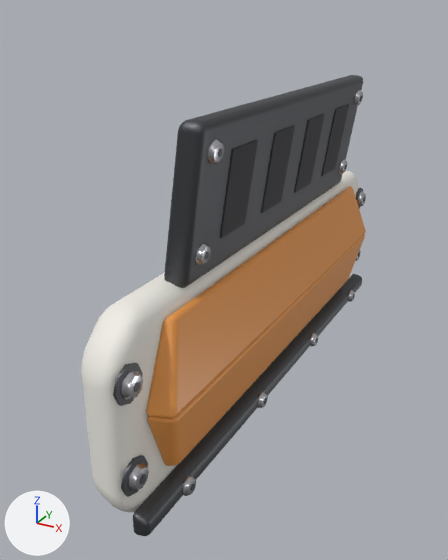
What one commit did to the glTF model Arena/assets/parts/armour/plate_wedge_sides_hdpe.glb.
Camera for both pictures: a 50 mm lens placed at (0.123, -0.287, 0.149), pointed at (-0.021, -0.024, 0.018). The lights are fixed; the arrows at lower left show +X, +Y and +Z. The first picture is the older version. Vertices at exactly the same position are counted once.

In view in the first picture: 'body'.
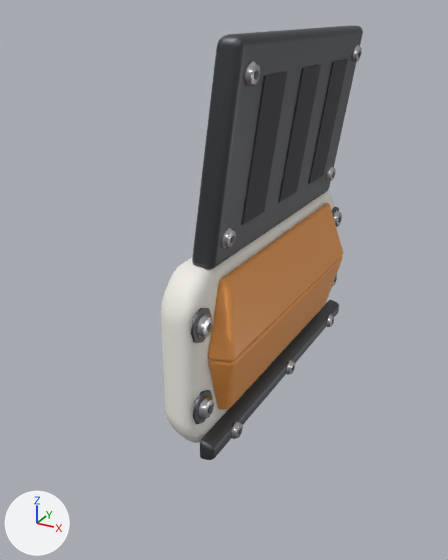
Location of each change, [x1, y1, x2, y2] in pixels of the pictures (448 x 560 px; the box of a moved part takes in the faces that stretch with it):
'body', reshaped (29% narrower)
    before: [81, 75, 366, 536]
    after: [161, 25, 363, 460]
part 1 of me_body, moved or reshaped
    before: [310, 333, 318, 346]
    after: [326, 314, 334, 327]
part 2 of me_body, moved or reshaped
    before: [257, 392, 268, 408]
    after: [286, 360, 295, 375]
part 3 of me_body, moved or reshaped
    before: [182, 475, 196, 496]
    after: [231, 421, 243, 439]
part 4 of me_body, moved or reshaped
    before: [356, 188, 366, 209]
    after: [332, 207, 342, 227]
part 5 of me_body, moved or reshaped
    before: [121, 455, 149, 497]
    after: [193, 390, 214, 424]
part 6 of me_body, moved or reshaped
    before: [113, 363, 143, 406]
    after: [190, 308, 214, 343]
part 7 of me_body, moved or reshaped
    before: [339, 159, 347, 174]
    after: [326, 167, 336, 182]
part 8 of me_body, moved or reshaped
    before: [354, 90, 363, 106]
    after: [352, 45, 362, 63]
part 9 of me_body, moved or reshaped
    before: [195, 243, 211, 265]
    after: [221, 227, 236, 248]
part 10 of me_body, moved or reshaped
    before: [207, 139, 224, 164]
    after: [244, 61, 260, 86]
part 11 of me_body, moved or reshaped
    before: [133, 274, 362, 536]
    after: [200, 300, 339, 460]
part 12 of me_body, moved or reshaped
    before: [140, 474, 146, 484]
    after: [208, 405, 213, 413]
part 13 of me_body, moved or reshaped
    before: [134, 382, 141, 392]
    after: [207, 323, 212, 332]
part 14 of me_body, moved or reshaped
    before: [164, 75, 363, 288]
    after: [192, 25, 363, 270]
part 15 of me_body, rebuilt (38% narrower, 26% shorter)
    before: [81, 171, 359, 512]
    after: [161, 191, 334, 443]
part 16 of me_body, rebuilt (38% narrower, 34% shorter)
    before: [147, 234, 365, 466]
    after: [209, 256, 343, 409]
part 17 of me_body, rebuilt (38% narrower, 32% shorter)
    before: [146, 186, 366, 418]
    after: [208, 203, 343, 361]
part 18 of me_body, deleted
    before: [205, 96, 363, 404]
part 19 of me_body, reshaped
    before: [220, 104, 349, 238]
    after: [231, 51, 362, 243]

Diff of the bpy script that builds the scene:
```diff
--- a/Arena/assets/parts/armour/plate_wedge_sides_hdpe.glb.py
+++ b/Arena/assets/parts/armour/plate_wedge_sides_hdpe.glb.py
@@ me_body @@
 # used by ob_body; location = (0.0, 0.0, 0.0)
-me_body.from_pydata(...)  # 1202 vertices, 2264 faces; spans x -0.022..0.012, y -0.144..0.144, z -0.047..0.112
+me_body.from_pydata(...)  # 1157 vertices, 2186 faces; spans x -0.022..0.015, y -0.092..0.092, z -0.047..0.14
+# me_body part 1: the loose piece of 26 vertices spanning x 0.008..0.011, y 0.032..0.042, z -0.045..-0.035 is moved by (0.0, 0.029, 0.0)
+# me_body part 2: the loose piece of 26 vertices spanning x 0.008..0.011, y -0.042..-0.032, z -0.045..-0.035 is moved by (0.0, 0.037, 0.0)
+# me_body part 3: the loose piece of 26 vertices spanning x 0.008..0.011, y -0.115..-0.105, z -0.045..-0.035 is moved by (0.0, 0.044, 0.0)
+# me_body part 4: the loose piece of 43 vertices spanning x 0.0..0.005, y 0.128..0.144, z 0.016..0.032 is moved by (0.0, -0.052, 0.0)
+# me_body part 5: the loose piece of 43 vertices spanning x 0.0..0.005, y -0.144..-0.128, z -0.026..-0.01 is moved by (0.0, 0.052, 0.0)
+# me_body part 6: the loose piece of 43 vertices spanning x 0.0..0.005, y -0.144..-0.128, z 0.016..0.032 is moved by (0.0, 0.052, 0.0)
+# me_body part 7: the loose piece of 26 vertices spanning x 0.001..0.005, y 0.081..0.091, z 0.053..0.063 is moved by (0.0, -0.022, 0.0)
+# me_body part 8: the loose piece of 26 vertices spanning x 0.008..0.011, y 0.081..0.091, z 0.095..0.105 is moved by (0.004, -0.022, 0.026)
+# me_body part 9: the loose piece of 26 vertices spanning x 0.001..0.005, y -0.091..-0.081, z 0.053..0.063 is moved by (0.0, 0.022, 0.0)
+# me_body part 10: the loose piece of 26 vertices spanning x 0.008..0.011, y -0.091..-0.081, z 0.095..0.105 is moved by (0.004, 0.022, 0.026)
+# me_body part 11: the loose piece of 56 vertices spanning x 0.0..0.008, y -0.14..0.14, z -0.045..-0.035 is scaled about its middle by (1, 0.625, 1)
+# me_body part 12: the loose piece of 12 vertices spanning x 0.004..0.005, y -0.138..-0.134, z -0.02..-0.016 is moved by (0.0, 0.052, 0.0)
+# me_body part 13: the loose piece of 12 vertices spanning x 0.004..0.005, y -0.138..-0.134, z 0.022..0.026 is moved by (0.0, 0.052, 0.0)
+# me_body part 14: the loose piece of 96 vertices spanning x -0.011..0.009, y -0.096..0.096, z 0.044..0.112 is multiplied about its middle by the matrix ((1.0, 0.0, 0.063), (0.0, 0.766, 0.0), (0.0, 0.0, 1.439)), then moved by (0.002, 0.0, 0.014)
+# me_body part 15: the loose piece of 304 vertices spanning x -0.022..0.0, y -0.144..0.144, z -0.047..0.047 is rebuilt with 304 vertices and now spans x -0.022..0.0, y -0.091..0.091, z -0.047..0.047
+# me_body part 16: the loose piece of 95 vertices spanning x 0.0..0.011, y -0.126..0.126, z -0.03..0.004 is rebuilt with 96 vertices and now spans x 0.0..0.011, y -0.079..0.079, z -0.03..0.004
+# me_body part 17: the loose piece of 95 vertices spanning x 0.0..0.012, y -0.127..0.127, z 0.004..0.04 is rebuilt with 95 vertices and now spans x 0.0..0.012, y -0.079..0.079, z 0.004..0.04
+# me_body part 18: 7 loose pieces with 98 vertices, spanning x 0.004..0.012, y -0.088..0.115, z -0.045..0.101, are deleted
+# me_body part 19: 32 vertices removed from x 0.0..0.009, y -0.071..0.071, z 0.06..0.098; 72 vertices added at x 0.0..0.015, y -0.066..0.066, z 0.056..0.127
+# other edits to the shape of me_body do not show in these pictures
 me_body.materials.append(mat_livery)
```
